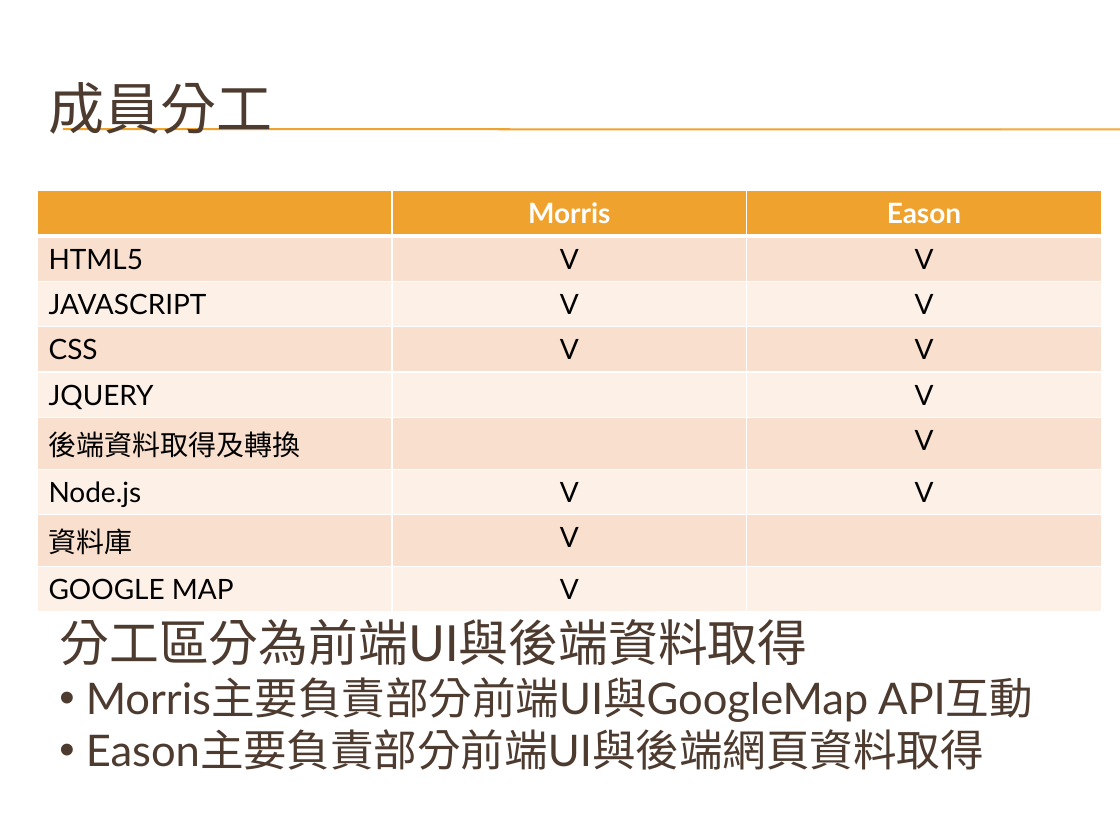
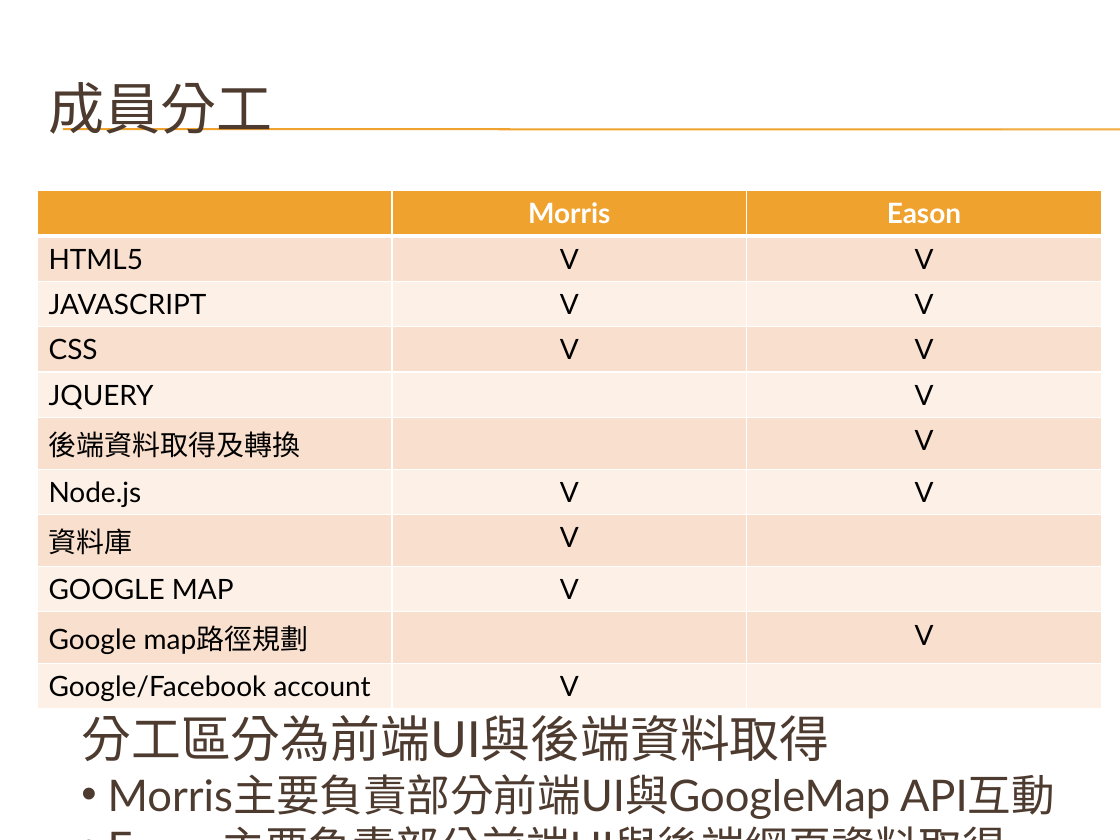
Before and after one commit to mjwade03/HtmlProject, a slide deck: slide 11 of HtmlProject/NodejsCompleteServer/Slide/天氣概況綜合資訊站 - 3rd stage.pptx (slide 10 before the commit). Drawn at 1120x840 pixels with LibreOffice and Linux fonts; fonts in the diff are those of the drawing; background and template pictures are left out. Boxes give left, top, right and bottom in pixels: in the first picture for what was removed or moved away, otherwise in the second. Text is boxed around its words. In the diff, an @@ line names an element or a change of style, - is before the commit and + after.

```diff
--- a/HtmlProject/NodejsCompleteServer/Slide/天氣概況綜合資訊站 - 3rd stage.pptx
+++ b/HtmlProject/NodejsCompleteServer/Slide/天氣概況綜合資訊站 - 3rd stage.pptx
@@ table at [37,190,1102,705] @@
+row 10: Google map路徑規劃 |  | V
+row 11: Google/Facebook account | V | 
@@ text "分工區分為前端UI與後端資料取得" rewrapped from [59,619,1033,770] to [81,715,1055,819] @@
```
Also in this commit, not shown: 3 other slides changed, 4 slides added, 3 slides removed, 1 other file.
